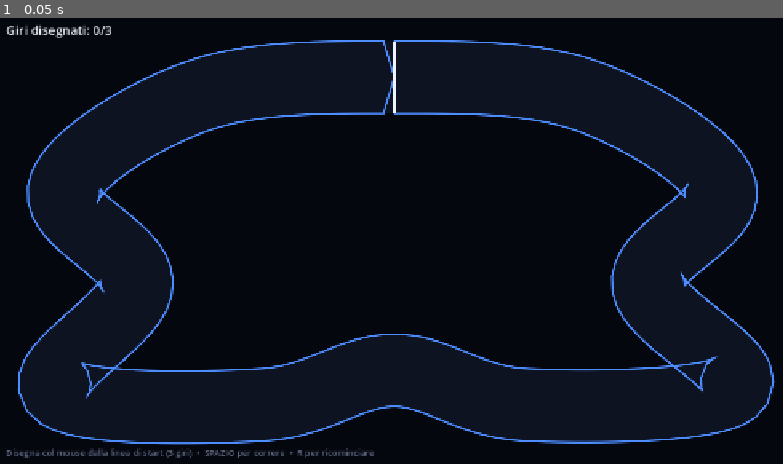
Above: before the commit, frame 1.
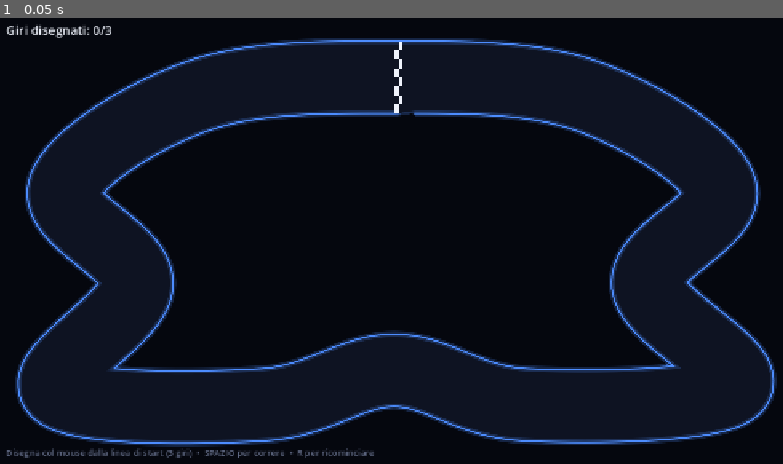
Above: after the commit, the same moment.

Repository: PalmioTech/DrawRace
Game: Godot game, scene res://Main.tscn
Same seed, same stepped clock (60 frames per second), same inputs: the game is played once before the commit and once after it.
Inputs:
- Up to frame 1 (0.05 s): no input

The runs differ from the first frame. In frame 1, 4.8% of the frame differs, in the area x 1-100%, y 4-97%.

Commit message:
Smooth car interpolation + clean track rendering

Diff:
--- a/godot/Car.gd
+++ b/godot/Car.gd
@@ -18,6 +18,11 @@
 
 var pos: Vector2
 var dir := Vector2(0, 1)
+## Pos/dir at the previous sim step — the scene lerps prev→current by the
+## accumulator fraction so rendering is smooth at any display Hz (same trick
+## as the web build's prevRenderPos).
+var prev_render_pos: Vector2
+var prev_render_dir := Vector2(0, 1)
 var finished := false
 var sliding := false        ## True while sliding above grip this tick (for FX).
 var off_track := false
@@ -36,6 +41,8 @@
 		dir = (pts[1] - pts[0]).normalized()
 	speed = GameConst.CAR_MIN_SPEED * 0.5
 	_prev_pos = pos
+	prev_render_pos = pos
+	prev_render_dir = dir
 	_prev_center_frac = float(track.project(pos)["s"]) / track.length
 
 ## Sample trajectory position / target-speed / curvature / tangent at arc length `at_s`.
@@ -57,6 +64,8 @@
 
 ## Advance one fixed timestep.
 func update(dt: float, track: Track) -> void:
+	prev_render_pos = pos
+	prev_render_dir = dir
 	if finished or traj["points"].size() < 2:
 		return
 	var sample := _sample_at(s)
--- a/godot/Main.gd
+++ b/godot/Main.gd
@@ -4,9 +4,13 @@
 ## Flow:  draw with the mouse (= finger) starting near the start line, tracing 3
 ## laps → release → press SPACE to watch the car replay your line → R to reset.
 ##
-## The drawn line is coloured by finger speed (dark = slow, blue = fast). This
-## scene only does rendering + input; all the game logic lives in the ported
-## GameConst / Geo / Track / SpeedProfile / Car classes.
+## Rendering upgrades vs the first cut:
+##  - the car is interpolated between fixed sim steps (prev→current by the
+##    accumulator fraction) → smooth motion at any display Hz
+##  - the asphalt is a FILLED POLYGON between the two borders (no more miter
+##    spikes from a fat polyline)
+##  - neon borders (soft glow pass + crisp line), checkered start line,
+##    rotated car body with a slide trail
 
 var track: Track
 var drawing := false
@@ -14,6 +18,16 @@
 var trajectory: Dictionary = {}
 var car: Car = null
 var accumulator := 0.0
+
+# Precomputed track render data (built once in _ready).
+var _outer: PackedVector2Array      # outer track outline (round joins)
+var _inner: PackedVector2Array      # inner track outline (the "hole")
+var _outer_line: PackedVector2Array # closed polylines for the borders
+var _inner_line: PackedVector2Array
+var _start_quad: Array = []          # checkered start-line squares
+
+# Slide trail: recent positions while the car is drifting.
+var _trail: Array = []               # [{ "pos": Vector2, "life": float }]
 
 # --- lap counting during the draw (ported from PathRecorder.ts) ---
 var recorder_laps := 0
@@ -29,7 +43,60 @@
 		Vector2(175, 585), Vector2(285, 430), Vector2(185, 290), Vector2(375, 155),
 	]
 	track = Track.new(controls, 58.0)
-	queue_redraw()
+	_build_track_render()
+	queue_redraw()
+
+## Precompute the track outlines (offset with ROUND joins → no spikes, ever)
+## and the checkered start line.
+func _build_track_render() -> void:
+	# Closed centerline polygon (drop the duplicated last point).
+	var center_poly := PackedVector2Array(track.center.slice(0, track.center.size() - 1))
+	_outer = _largest_poly(Geometry2D.offset_polygon(center_poly, track.half_width, Geometry2D.JOIN_ROUND))
+	_inner = _largest_poly(Geometry2D.offset_polygon(center_poly, -track.half_width, Geometry2D.JOIN_ROUND))
+	# Winding can flip which delta grows the polygon: make sure _outer is the big one.
+	if _poly_area(_inner) > _poly_area(_outer):
+		var tmp := _outer
+		_outer = _inner
+		_inner = tmp
+	_outer_line = _closed(_outer)
+	_inner_line = _closed(_inner)
+	# Checkered start line: 2 rows of small squares across the track width.
+	_start_quad.clear()
+	var across := (track.start_b - track.start_a)
+	var n_sq := 8
+	var step := across / float(n_sq)
+	var fwd := track.start_dir * 7.0
+	for row in 2:
+		for i in n_sq:
+			if (i + row) % 2 == 0:
+				var a := track.start_a + step * float(i) + fwd * float(row)
+				_start_quad.append(PackedVector2Array([a, a + step, a + step + fwd, a + fwd]))
+
+## Pick the largest polygon from an offset result (it can return several).
+func _largest_poly(polys: Array) -> PackedVector2Array:
+	var best: PackedVector2Array = PackedVector2Array()
+	var best_area := -1.0
+	for p in polys:
+		var area := _poly_area(p)
+		if area > best_area:
+			best_area = area
+			best = p
+	return best
+
+## Absolute shoelace area of a polygon.
+func _poly_area(p: PackedVector2Array) -> float:
+	var a := 0.0
+	for i in p.size():
+		var j := (i + 1) % p.size()
+		a += p[i].x * p[j].y - p[j].x * p[i].y
+	return absf(a) * 0.5
+
+## Closed polyline copy (first point appended at the end).
+func _closed(p: PackedVector2Array) -> PackedVector2Array:
+	var out := PackedVector2Array(p)
+	if p.size() > 0:
+		out.append(p[0])
+	return out
 
 func _input(event: InputEvent) -> void:
 	if event is InputEventMouseButton and event.button_index == MOUSE_BUTTON_LEFT:
@@ -46,16 +113,22 @@
 			_reset()
 
 func _process(delta: float) -> void:
-	if car == null or car.finished:
-		return
-	accumulator += delta
-	var steps := 0
-	while accumulator >= GameConst.SIM_DT and steps < GameConst.MAX_STEPS_PER_FRAME:
-		car.update(GameConst.SIM_DT, track)
-		accumulator -= GameConst.SIM_DT
-		steps += 1
-		if car.finished:
-			break
+	if car != null:
+		accumulator += delta
+		var steps := 0
+		while accumulator >= GameConst.SIM_DT and steps < GameConst.MAX_STEPS_PER_FRAME:
+			car.update(GameConst.SIM_DT, track)
+			if car.sliding:
+				_trail.append({"pos": car.pos, "life": 1.0})
+			accumulator -= GameConst.SIM_DT
+			steps += 1
+			if car.finished:
+				accumulator = 0.0
+				break
+		# Fade the slide trail.
+		for t in _trail:
+			t["life"] = float(t["life"]) - delta * 1.4
+		_trail = _trail.filter(func(t): return float(t["life"]) > 0.0)
 	queue_redraw()
 
 # --- draw phase ------------------------------------------------------------
@@ -103,6 +176,7 @@
 	if trajectory.is_empty():
 		return
 	car = Car.new(trajectory, track)
+	_trail.clear()
 	accumulator = 0.0
 	queue_redraw()
 
@@ -110,6 +184,7 @@
 	car = null
 	trajectory = {}
 	raw_points = []
+	_trail = []
 	drawing = false
 	_complete = false
 	recorder_laps = 0
@@ -123,20 +198,30 @@
 	if track == null:
 		return
 
-	# Track surface: a thick band along the centerline, then the neon borders.
-	draw_polyline(PackedVector2Array(track.center), GameConst.COL_TRACK_FILL, track.half_width * 2.0, true)
-	var b := track.borders(track.half_width)
-	draw_polyline(PackedVector2Array(b["left"]), GameConst.COL_TRACK_BORDER, 3.0, true)
-	draw_polyline(PackedVector2Array(b["right"]), GameConst.COL_TRACK_BORDER, 3.0, true)
-	draw_line(track.start_a, track.start_b, GameConst.COL_START, 4.0)
-
-	# The drawn line (before the race starts).
+	# Asphalt: fill the outer outline, then "cut" the infield with the bg color.
+	draw_colored_polygon(_outer, GameConst.COL_TRACK_FILL)
+	draw_colored_polygon(_inner, GameConst.COL_BG)
+
+	# Neon borders: a soft wide glow pass underneath + a crisp bright line on top.
+	var glow := GameConst.COL_TRACK_BORDER
+	glow.a = 0.22
+	draw_polyline(_outer_line, glow, 9.0, true)
+	draw_polyline(_inner_line, glow, 9.0, true)
+	draw_polyline(_outer_line, GameConst.COL_TRACK_BORDER, 2.5, true)
+	draw_polyline(_inner_line, GameConst.COL_TRACK_BORDER, 2.5, true)
+
+	# Checkered start line.
+	for q in _start_quad:
+		draw_colored_polygon(q, GameConst.COL_START)
+
+	# The drawn line (before the race) / the car (during the race).
 	if car == null:
 		if not trajectory.is_empty():
 			_draw_trajectory()
 		elif raw_points.size() >= 2:
 			_draw_raw()
 	else:
+		_draw_trail()
 		_draw_car()
 
 	_draw_hud()
@@ -155,12 +240,32 @@
 	for i in range(raw_points.size() - 1):
 		draw_line(raw_points[i]["pos"], raw_points[i + 1]["pos"], GameConst.COL_DRAW_FAST, 3.0, true)
 
+func _draw_trail() -> void:
+	for t in _trail:
+		var life := float(t["life"])
+		var col := Color(1, 1, 1, 0.28 * life)
+		draw_circle(t["pos"], 3.5 * life + 1.0, col)
+
 func _draw_car() -> void:
-	var r := GameConst.CAR_RADIUS
-	draw_circle(car.pos, r, GameConst.COL_CAR)
-	draw_line(car.pos, car.pos + car.dir * (r + 10.0), GameConst.COL_START, 2.0)
-	if car.sliding:
-		draw_arc(car.pos, r + 4.0, 0.0, TAU, 24, Color(1, 1, 1, 0.5), 1.5)
+	# Interpolate prev→current by the accumulator fraction → smooth at any Hz.
+	var alpha := clampf(accumulator / GameConst.SIM_DT, 0.0, 1.0)
+	var p := car.prev_render_pos.lerp(car.pos, alpha)
+	var d := car.prev_render_dir.lerp(car.dir, alpha).normalized()
+	var ang := d.angle()
+	var L := GameConst.CAR_RADIUS * 2.4   # body length
+	var W := GameConst.CAR_RADIUS * 1.4   # body width
+
+	draw_set_transform(p, ang, Vector2.ONE)
+	# Soft shadow under the body.
+	draw_rect(Rect2(-L * 0.5 + 2.0, -W * 0.5 + 2.0, L, W), Color(0, 0, 0, 0.35))
+	# Body.
+	draw_rect(Rect2(-L * 0.5, -W * 0.5, L, W), GameConst.COL_CAR)
+	# Nose wedge + cockpit to show the heading.
+	draw_colored_polygon(PackedVector2Array([
+		Vector2(L * 0.5, -W * 0.5), Vector2(L * 0.5 + 8.0, 0.0), Vector2(L * 0.5, W * 0.5)
+	]), GameConst.COL_CAR)
+	draw_rect(Rect2(-L * 0.1, -W * 0.28, L * 0.34, W * 0.56), Color(0.08, 0.09, 0.14))
+	draw_set_transform(Vector2.ZERO, 0.0, Vector2.ONE)
 
 func _draw_hud() -> void:
 	var font := ThemeDB.fallback_font
